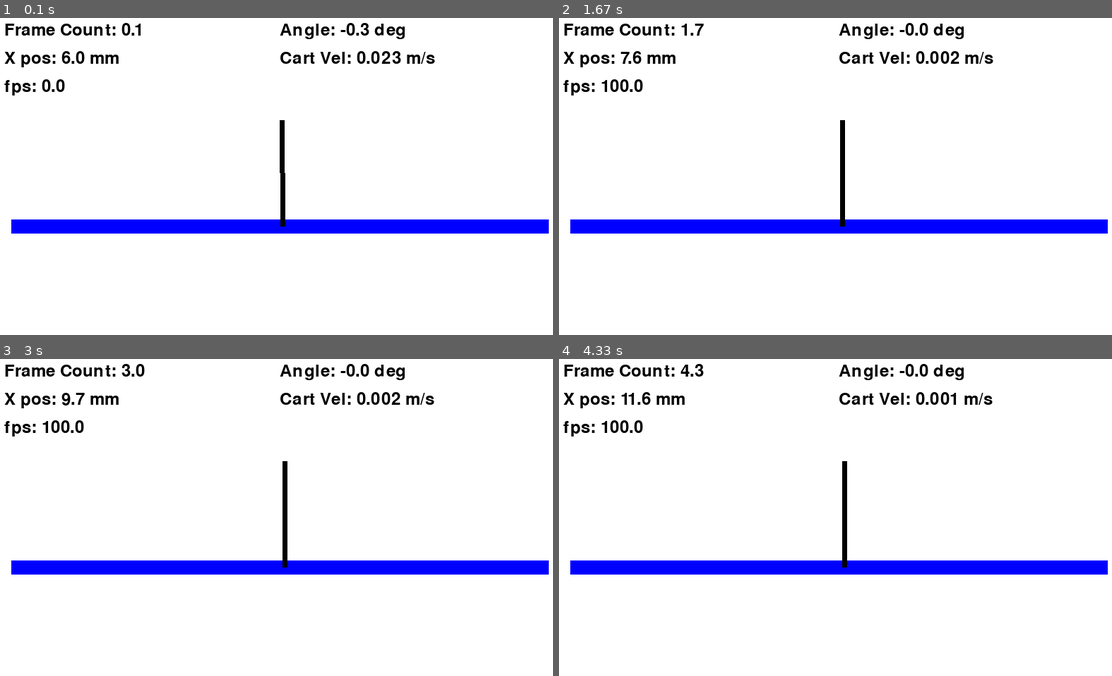
Above: before the commit, frames 1-4 (two rows, left to right).
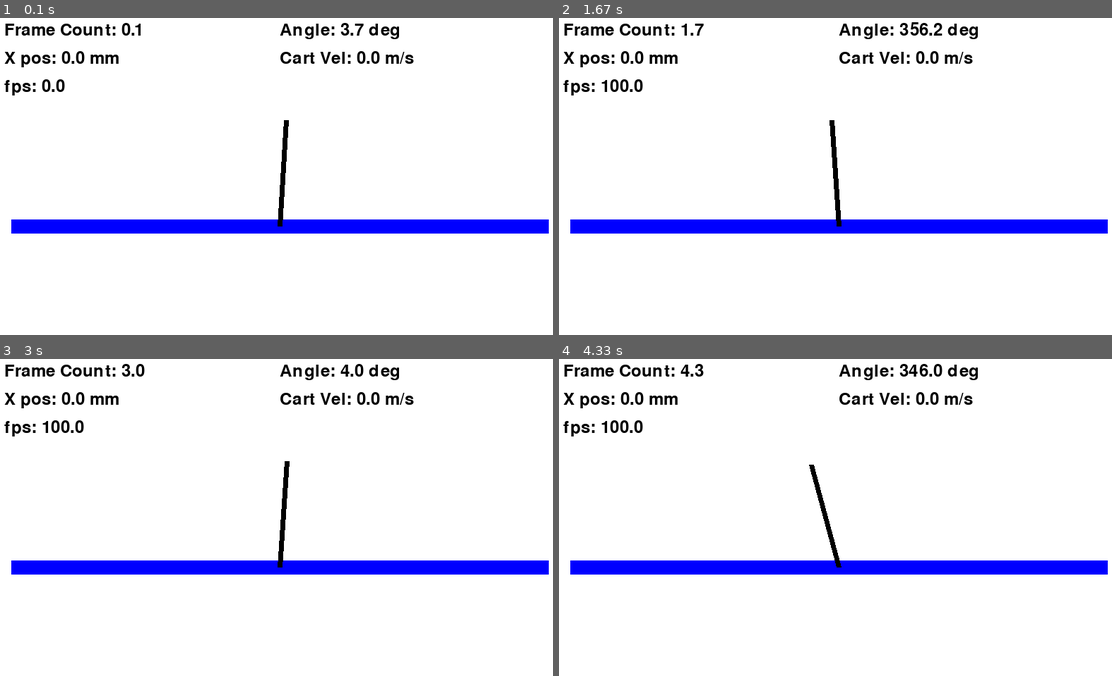
Above: after the commit, the same moments.

Repository: tomcunn/Pendulum-Project
Game: pygame game, started from Pygame_Sim/Pendulum_Pygame.py
The game is run twice, just before and just after one commit, with the same random seed, the same clock (stepped at 60 frames per second) and the same inputs.
Inputs:
- Up to frame 1 (0.1 s): no input
- Up to frame 2 (1.67 s): no input
- Up to frame 3 (3 s): no input
- Up to frame 4 (4.33 s): no input

The runs differ from the first frame. In frame 1, 0.7% of the frame differs, in the area x 11-79%, y 1-66%; in frame 2, 1.3%; in frame 3, 0.8%; in frame 4, 1.4%.

Commit message:
Updating pygame to write a text file.

Diff:
--- a/Pygame_Sim/Pendulum_Pygame.py
+++ b/Pygame_Sim/Pendulum_Pygame.py
@@ -42,7 +42,7 @@
 # Line properties
 base_point = (x, 300)  # Center of the screen
 line_length = 150
-angle = 1.0  # Initial angle
+angle = 3.0  # Initial angle
 time_step = 0.01
 prev_angle = 0
 cart_vel = 0
@@ -99,7 +99,7 @@
         x = x + cart_vel * time_step
         base_point = (x*meters_to_pixels+400, 300)  # Center of the screen
 
-        cart_accel = (setpoint - angle) * -2.0 + (angle-prev_angle) * 8.0
+        #cart_accel = (setpoint - angle) * -2.0 + (angle-prev_angle) * 8.0
 
         prev_angle = angle
 
@@ -142,6 +142,8 @@
     pygame.draw.line(screen, BLUE, (20,300), (780,300),20)
     pygame.draw.line(screen, BLACK, base_point, end_point, 7)
 
+    with open('mydata.txt', 'a') as file:
+        file.write(f"{frame_count},{angle},{angle_velocity},{angle_acceleration},{x},{cart_vel},{cart_accel}\n")
 
     # Update the display
     pygame.display.flip()
